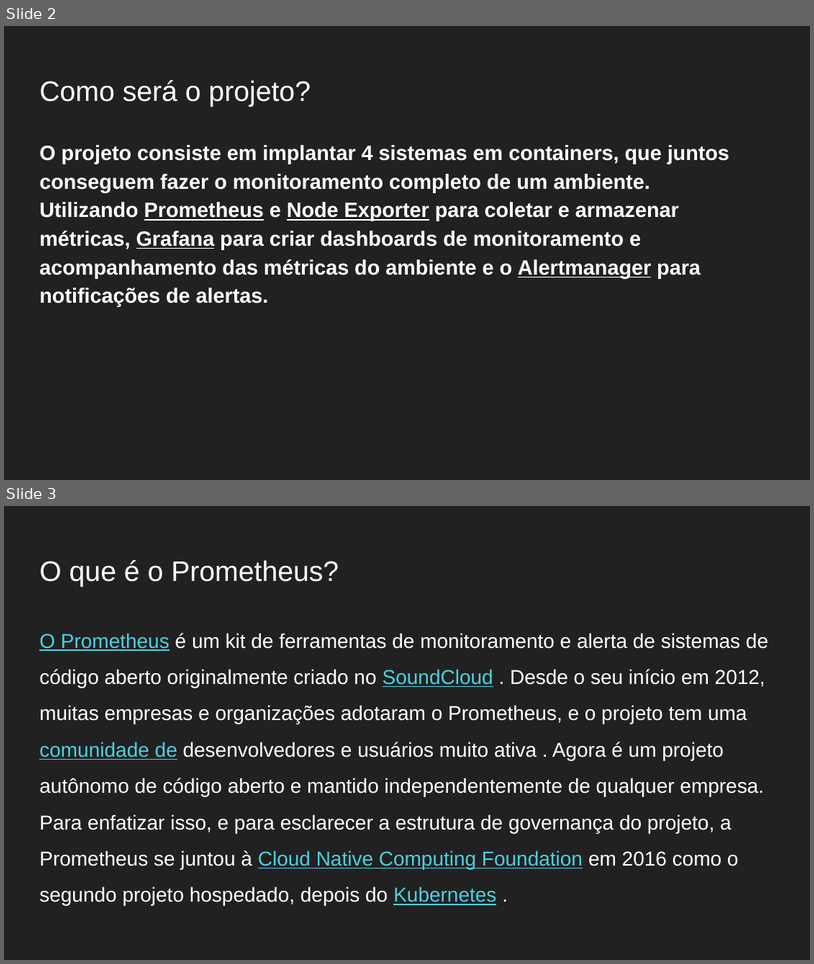
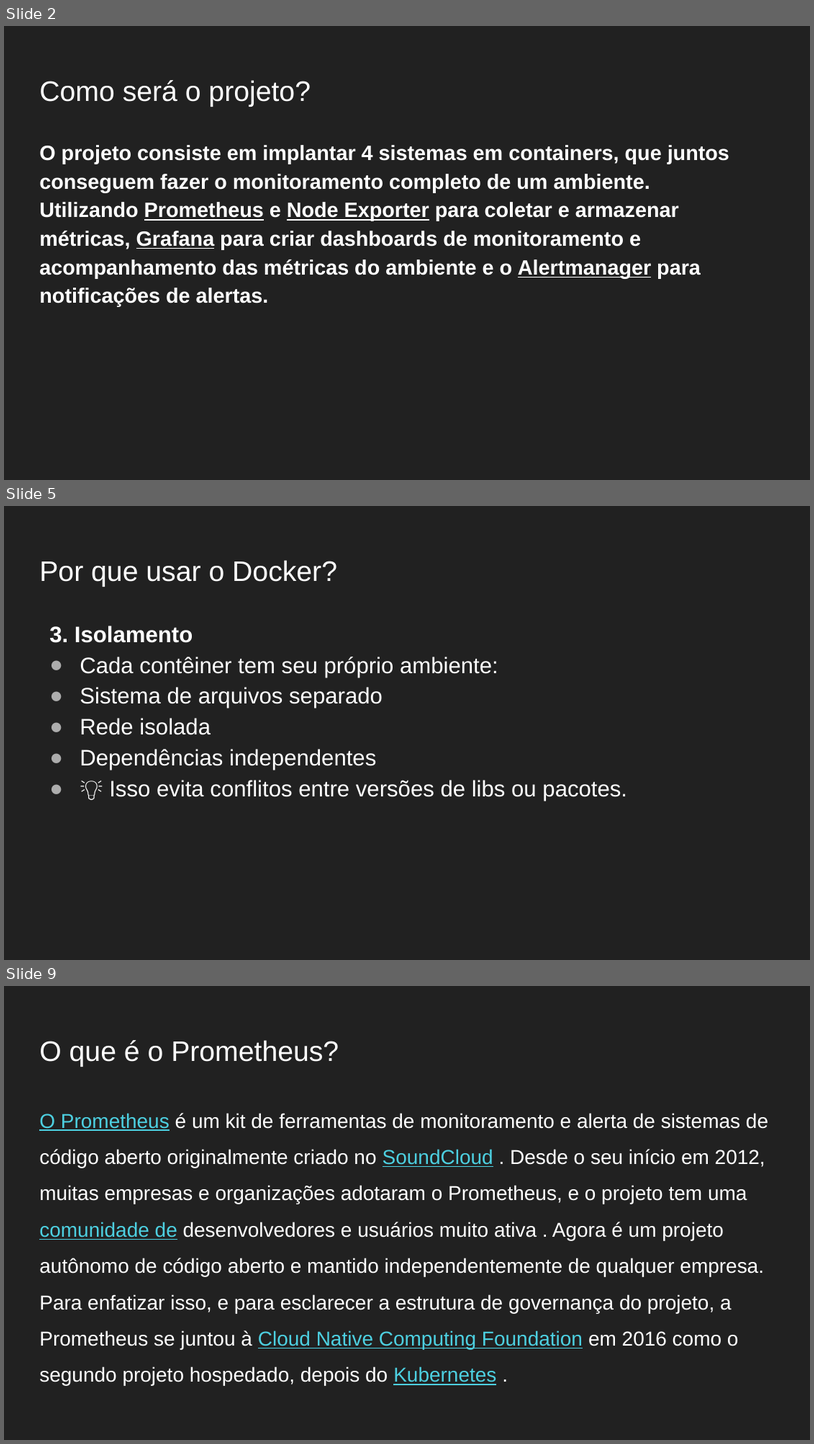
Before and after one commit to Gabrielgsn30/seminarios-docker-monitoramento, a slide deck: DIA03/Práticas DevOps com Docker e Monitoramento do Ambiente Dia 03 Projeto Monitoramento.pptx. Shown one above the other, each under a label of ours: slides 2 and 3 before the commit, slides 2, 5 and 9 after it; the slides between them are not shown. The pictures are 814x964 and 814x1444 pixels, drawn with LibreOffice and Linux fonts; fonts in the diff are those of the drawing. Boxes give left, top, right and bottom in pixels: in the first picture for what was removed or moved away, otherwise in the second. Text is boxed around its words. In the diff, an @@ line names an element or a change of style, - is before the commit and + after.

```diff
--- a/DIA03/Práticas DevOps com Docker e Monitoramento do Ambiente Dia 03 Projeto Monitoramento.pptx
+++ b/DIA03/Práticas DevOps com Docker e Monitoramento do Ambiente Dia 03 Projeto Monitoramento.pptx
@@ slide 5 added at [4,506,810,960], background #212121 @@
@@ title added at [39,560,337,587], 25.2 pt, text #FFFFFF @@
+Por que usar o Docker?
@@ text added at [49,626,628,801], 20 pt, text #FFFFFF @@
+3. Isolamento
+● Cada contêiner tem seu próprio ambiente:
+● Sistema de arquivos separado
+● Rede isolada
+● Dependências independentes
+● 💡 Isso evita conflitos entre versões de libs ou pacotes.
@@ what was slide 3 is now slide 9 @@
```
Also in this commit, not shown: 3 slides changed, 5 other slides added, 4 other files.
